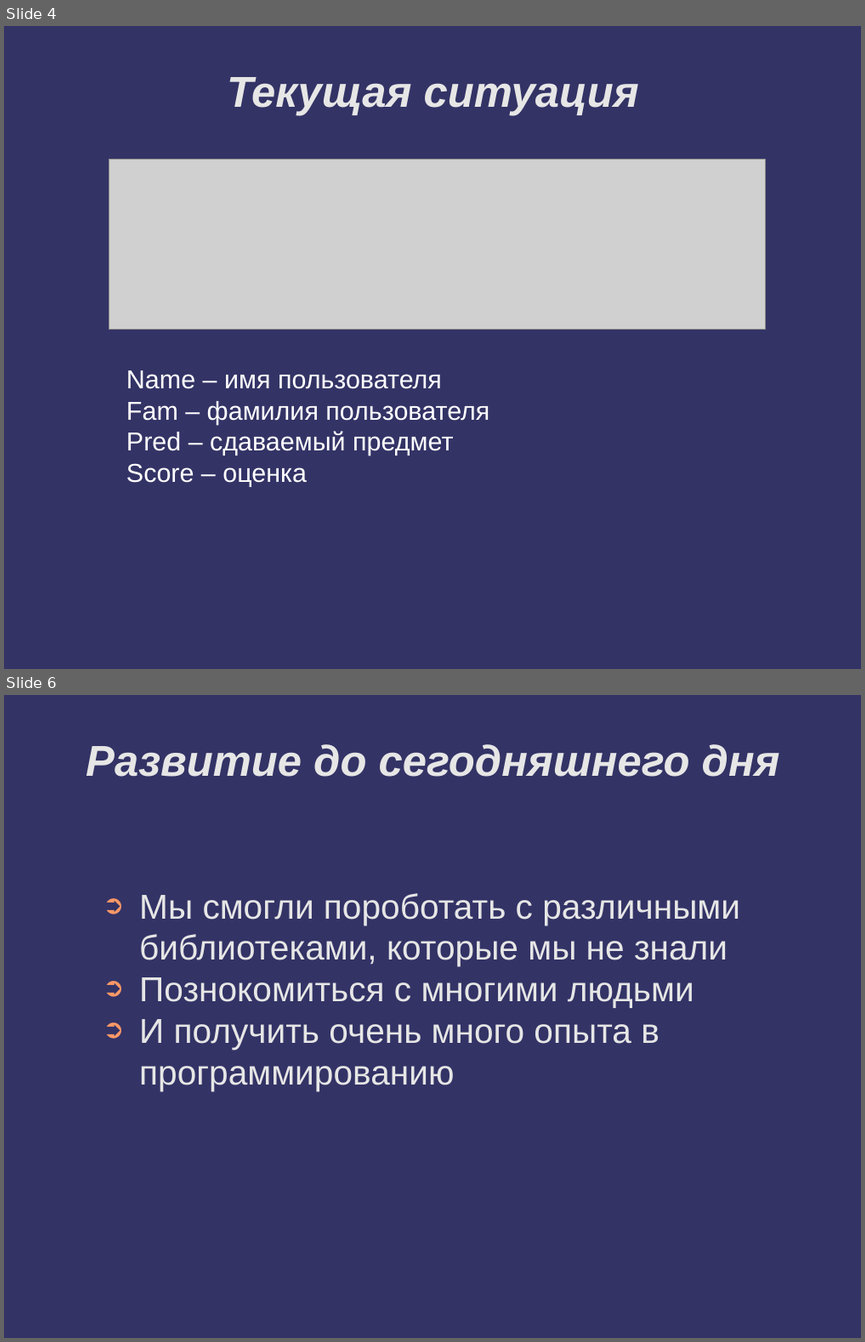
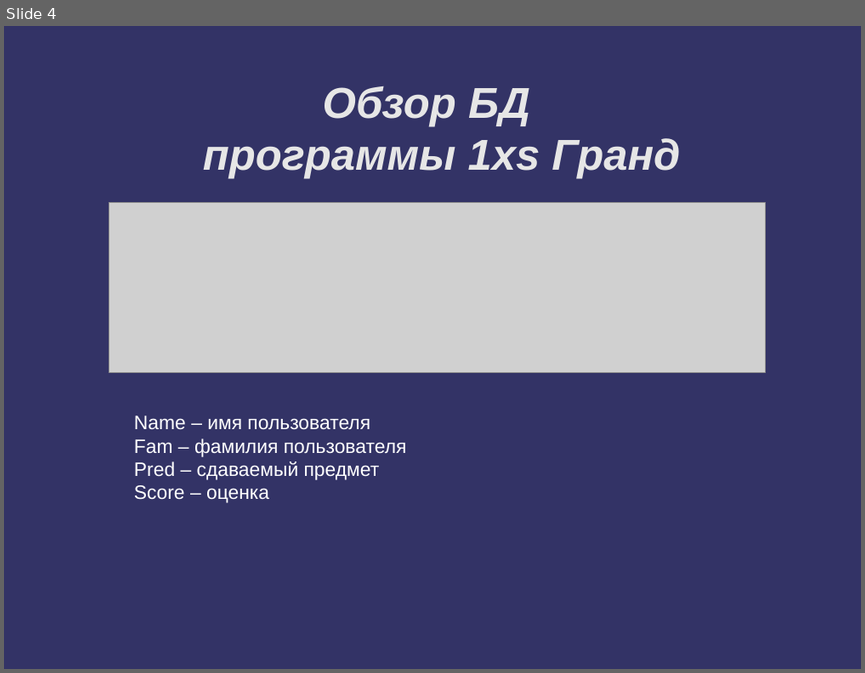
Before and after one commit to Aziev-Majid-Yaragievich/1XS, a slide deck: Презентация.odp. Shown one above the other, each under a label of ours: slides 4 and 6 before the commit, slide 4 after it; the slides between them are not shown. The pictures are 865x1342 and 865x673 pixels, drawn with LibreOffice and Linux fonts; fonts in the diff are those of the drawing; grey boxes stand for pictures; background and template pictures are left out. Boxes give left, top, right and bottom in pixels: in the first picture for what was removed or moved away, otherwise in the second. Text is boxed around its words. In the diff, an @@ line names an element or a change of style, - is before the commit and + after.

```diff
--- a/Презентация.odp
+++ b/Презентация.odp
@@ slide 6 removed at [4,695,861,1338], background #333366 @@
@@ title removed at [86,744,780,777] @@
-Развитие до сегодняшнего дня
@@ text removed at [139,893,740,1090] @@
-➲ Мы смогли пороботать с различными библиотеками, которые мы не знали
-➲ Познокомиться с многими людьми
-➲ И получить очень много опыта в программированию
@@ slide 4 changed as well @@
@@ title added at [203,86,680,179], 40 pt, text #E6E6E6, bold, italic @@
+Обзор БД
+программы 1xs Гранд
@@ title removed at [227,77,639,115] @@
-Текущая ситуация
@@ picture: place and size @@
-picture at [109,159,765,329]
+picture at [109,203,765,372]
@@ text "Name – имя пользователя": place and size @@
-text "Name – имя пользователя" at [126,370,489,487]
+text "Name – имя пользователя" at [134,415,407,503]
@@ text "Name – имя пользователя" at [134,415,407,503]: size 24 to 18 pt @@
```
Also in this commit, not shown: 1 other slide changed, 5 slides added, 5 other slides removed.
